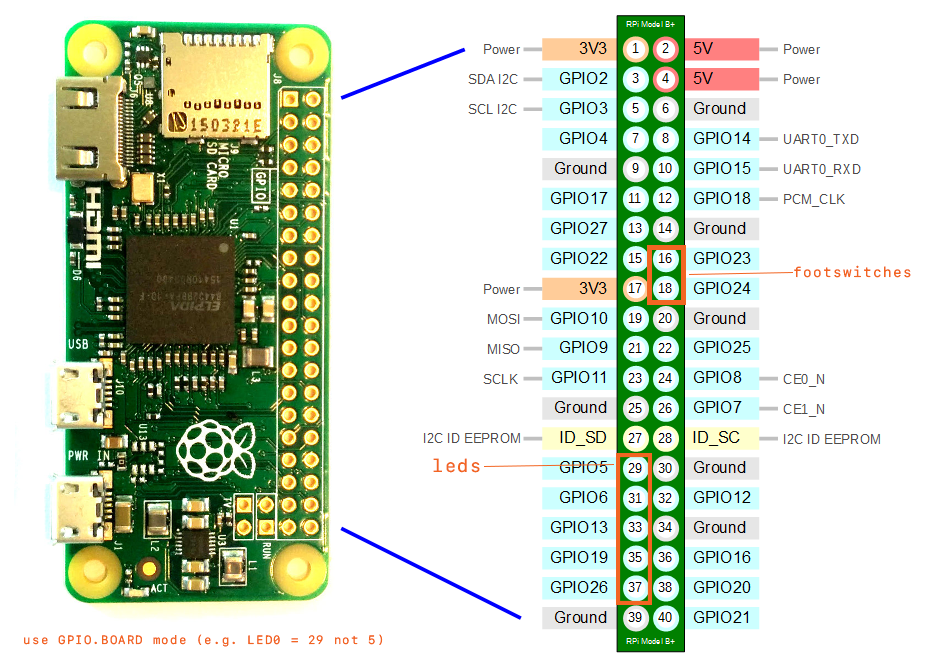
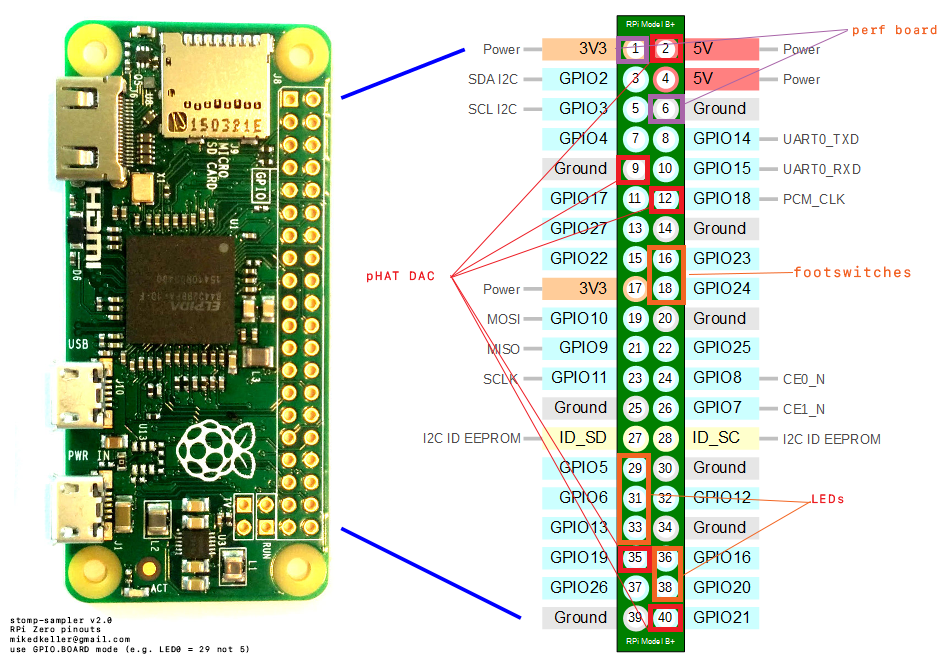
Before/after of a w=945, h=662 layered artwork. What changed in the layer stack:
added group "perf board" (1st of 2) with 5 layers above "LEDs" over box(615, 25, 937, 124)
added layer "perf board" (2nd of 2, in "perf board") in group "perf board" over box(853, 25, 937, 37)
added layer "Shape 11" in group "perf board" over box(683, 30, 848, 105)
added layer "Shape 10" in group "perf board" over box(615, 29, 848, 49)
added layer "Rectangle 11" in group "perf board" over box(648, 94, 685, 124)
added layer "Rectangle 10" in group "perf board" over box(616, 36, 649, 64)
added group "LEDs" (1st of 2) with 5 layers above "pHAT DAC" over box(617, 453, 844, 602)
added layer "Shape 9" in group "LEDs" over box(679, 501, 811, 578)
added layer "Shape 8" in group "LEDs" over box(651, 494, 811, 503)
added layer "Rectangle 9" in group "LEDs" over box(652, 546, 683, 602)
added layer "Rectangle 8" in group "LEDs" over box(620, 457, 648, 545)
added group "pHAT DAC" (1st of 2) with 11 layers above "stomp-sampler v2.0 RPi Zero pinouts mikedkeller@gmail.com use" over box(367, 34, 684, 632)
added layer "Shape 7" in group "pHAT DAC" over box(450, 275, 649, 631)
added layer "Shape 6" in group "pHAT DAC" over box(452, 278, 620, 549)
added layer "Shape 5" in group "pHAT DAC" over box(451, 207, 650, 278)
added layer "Shape 4" in group "pHAT DAC" over box(450, 180, 618, 278)
added layer "Shape 3" in group "pHAT DAC" over box(451, 58, 654, 277)
added layer "Rectangle 7" in group "pHAT DAC" over box(616, 155, 650, 185)
added layer "Rectangle 6" in group "pHAT DAC" over box(648, 604, 683, 632)
added layer "Rectangle 4" in group "pHAT DAC" over box(649, 186, 684, 214)
added layer "Rectangle 3" in group "pHAT DAC" over box(650, 34, 683, 63)
renamed "use GPIO.BOARD mode (e.g. LED0 = 29 not 5)" to "stomp-sampler v2.0 RPi Zero pinouts mikedkeller@gmail.com use", painted on it over box(10, 617, 383, 654)
removed layer "Rectangle 1" over box(616, 453, 652, 605)
…and 5 more changes (3 added, 2 removed)
